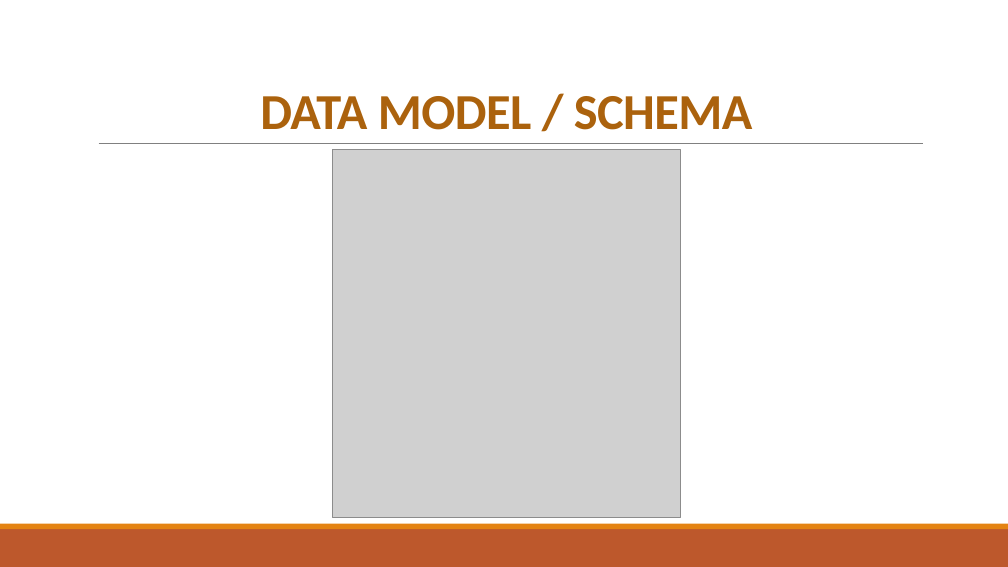
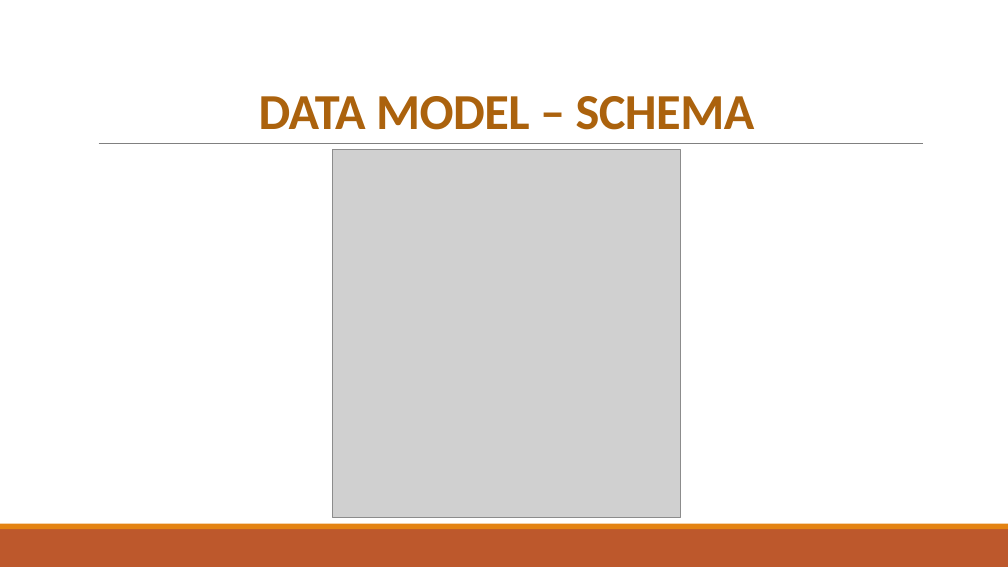
Before and after one commit to dellathefella/COSC457Project, a slide deck: slide 7 of Documentation/BCCC Presentation.pptx (slide 8 before the commit). Drawn at 1008x567 pixels with LibreOffice and Linux fonts; fonts in the diff are those of the drawing; grey boxes stand for pictures. Boxes give left, top, right and bottom in pixels: in the first picture for what was removed or moved away, otherwise in the second. Text is boxed around its words. In the diff, an @@ line names an element or a change of style, - is before the commit and + after.

```diff
--- a/Documentation/BCCC Presentation.pptx
+++ b/Documentation/BCCC Presentation.pptx
@@ title at <box>259,96,755,130</box>: text changed @@
-DATA MODEL / SCHEMA
+DATA MODEL – SCHEMA
```
Also in this commit, not shown: 8 other slides changed, 2 slides added, 2 slides removed, 4 other files.
